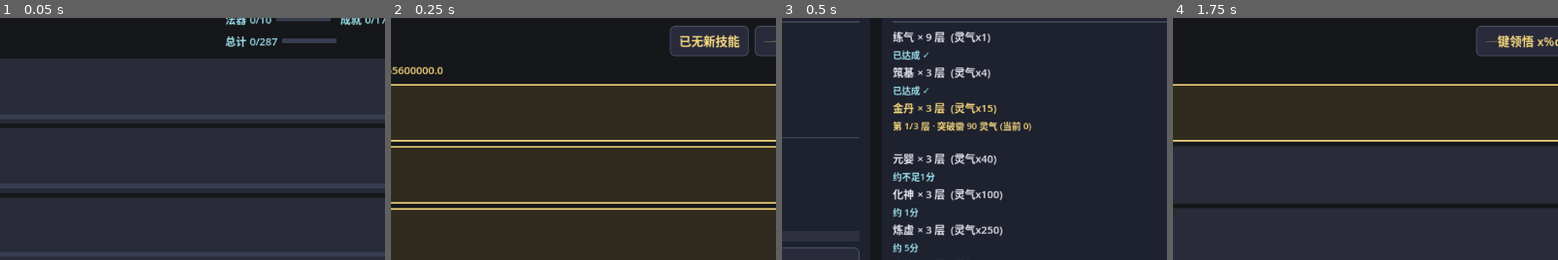
Above: before the commit, frames 1-4 (left to right).
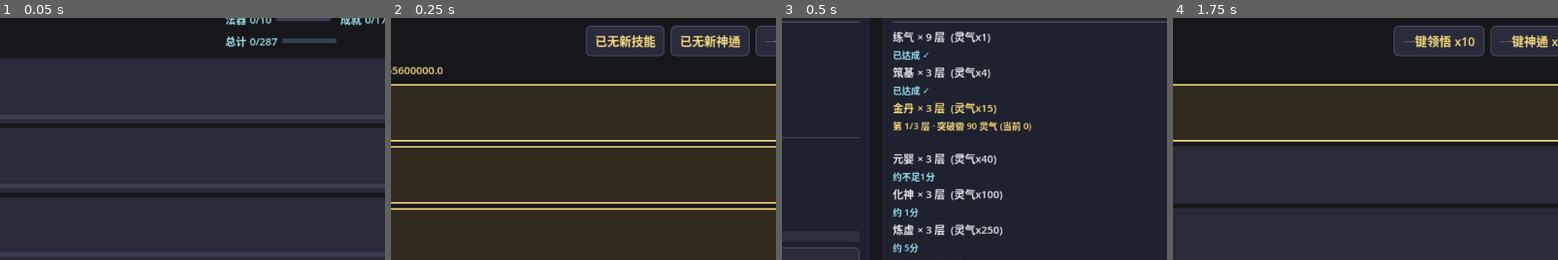
Above: after the commit, the same moments.

Repository: playerss/xiuxian-idle-godot
Game: Godot game, scene res://scenes/ui_test.tscn
Same seed, same stepped clock (60 frames per second), same inputs: the game is played once before the commit and once after it. This scene is started directly instead of the project's main scene.
Inputs:
- Up to frame 1 (0.05 s): no input
- Up to frame 2 (0.25 s): no input
- Up to frame 3 (0.5 s): no input
- Up to frame 4 (1.75 s): click "灵石不足" at 0.5 s; click "尝试突破 · 耗 90 灵气 (成功率99%)" at 1.25 s
The pictures show only the part of the screen within x 50-100%, y 22-72%; the shares and areas given below are measured in that part.

Frame 1 is identical in both runs. In frame 2, 3.2% of the frame differs, in the area x 50-100%, y 3-16%; in frame 3, nothing differs; in frame 4, 3.6%, in the area x 57-100%, y 3-16%.

Commit message:
feat(打磨-56): 技能页 一键神通 按钮 — 只学 筛选范围内 未学+境界足够 的 主动神通; 顺带修 各 一键 按钮 计数文案 未格式化 字面量 x%d 从未真正显示
24 个主动神通 混在 96 被动 里逐个找成本高, 玩家常只想快速把 神通 全学了 点 施展;
一键领悟 旁加 "一键神通" 按钮: 只学 筛选范围内 未学+境界足够 的 主动神通 (类别/品质 AND 叠加, 与 一键领悟 同口径 仅 type 过滤不同),
按钮随 可学神通数 变文案 "一键神通 x N"/"已无新神通", tooltip 3 行口径 与 打磨-46 一致 (第3行 按钮计数=筛选内 可学 主动神通数);
学习复用 learn_skill 口径 (无 统计/存档 新副作用), 变更>0 时 绿色浮动 "一键神通 N 个" (与 一键领悟 文案区分) + 灵气速率 增量 (若学到 qi/all 被动 恒 0 变化 省略, 与 打磨-53 同口径 防御);
GameData.active_learn_available_count(cat,tier) 只读计数 + learn_all_active(cat,tier) 批量 (复用 skill_can_learn_display 口径, 仅 type=="active");
顺带 一键神通 也可作 飞升后 快速补齐神通 入口 (飞升后 主动神通 爆发口径 道行 不变)

顺带修: 各 一键 按钮 计数文案 ternary ("一键领悟 x%d" if ... else ...) 返回 未格式化 字面量 x%d,
计数 从未真正显示 (一键领悟/施展/购买/最佳/只看可学 全受影响); 现按 %d 格式化 可执行数 (main.gd _refresh 全部 6 处)

selftest +17 项 = 690 项 (受控态 境界0层1 基准: 全局可学神通=6/类别 sword=1 divine=2/品质 tier0=6 tier1=0/叠加 sword×tier0=1/一键神通数=可学数 仅 active 无被动/学后速率不变/幂等 0变更/境界不足 tier5 未学/只读无副作用)
ui_test +33 项 = 1145 项 (节点/默认文案 x6/筛选 AND sword x1·tier1 已无·恢复 x6/点击 只学 6 主动 绿色浮动 无速率增量 无灵气副作用/学完 已无新神通/幂等 0变更不弹/tooltip 3行)
stress 613 + 主场景冒烟 0 报错 回归全过; 顺带 4 张 Steam 商店截图 Xvfb 重跑 (02 技能页 品质筛选行 新增 一键神通 按钮+计数修正 像素档 rowspan 147..183, 03 装备页 计数修正 rowspan 249..285 程序化校验)
PROJECT_PLAN 勾选 打磨-56 新增 打磨-57 候选 (主动神通 就绪 浮动提示); README 自测命令更新 690/1145 项

Diff:
--- a/scripts/game_data.gd
+++ b/scripts/game_data.gd
@@ -636,6 +636,46 @@
 		if skill_can_learn_display(id):
 			n += 1
 	return n
+
+# 打磨-56: 筛选范围内 可学主动神通 数 (未学+境界足够+匹配 类别/品质 筛选, 仅 type=="active")
+# 口径与 learn_all_available(cat, tier) 完全一致, 仅多一道 type 过滤 (与 打磨-27 计数口径对齐,
+# 供技能页"一键神通"按钮文案; 24 个主动神通混在 96 被动里逐个找成本高, 此按钮一次补齐)
+func active_learn_available_count(cat: String = "", tier: int = -1) -> int:
+	var n := 0
+	for id in skill_ids:
+		if learned.has(id):
+			continue
+		var s: Dictionary = skill_by_id.get(id, {})
+		if s.is_empty() or str(s.get("type", "")) != "active":
+			continue
+		if cat != "" and str(s["category"]) != cat:
+			continue
+		if tier >= 0 and int(s["tier"]) != tier:
+			continue
+		if can_learn(id):
+			n += 1
+	return n
+
+# 打磨-56: 一键神通 — 批量学习 筛选范围内 未学+境界足够 的 主动神通 (仅 type=="active")
+# 复用 learn_skill 同口径 (learned.append + can_learn 门槛), 无 统计/存档 新副作用;
+# 变更 0 (无新神通) 再调 = 0 幂等; 飞升后 主动神通 爆发口径 道行 不变, 亦作 飞升后 补齐入口
+func learn_all_active(cat: String = "", tier: int = -1) -> Dictionary:
+	var n := 0
+	for id in skill_ids:
+		if learned.has(id):
+			continue
+		var s: Dictionary = skill_by_id.get(id, {})
+		if s.is_empty() or str(s.get("type", "")) != "active":
+			continue
+		if cat != "" and str(s["category"]) != cat:
+			continue
+		if tier >= 0 and int(s["tier"]) != tier:
+			continue
+		if not can_learn(id):
+			continue
+		learned.append(id)
+		n += 1
+	return {"count": n}
 
 func active_ready(id: String) -> bool:
 	return _active_cd.get(id, 0.0) <= 0.0
--- a/scripts/main.gd
+++ b/scripts/main.gd
@@ -73,6 +73,7 @@
 var _equip_row_nodes: Dictionary = {}
 var _equip_btns: Dictionary = {}
 var _learn_all_btn: Button           # 打磨-23: 一键领悟 (技能页)
+var _active_learn_btn: Button        # 打磨-56: 一键神通 (技能页, 只学 筛选范围内 未学+境界足够 的 主动神通)
 var _active_all_btn: Button         # 打磨-30: 一键施展 (技能页, 释放所有就绪主动神通)
 var _buy_all_btn: Button            # 打磨-23: 一键购买 (装备页)
 var _equip_best_btn: Button         # 打磨-26: 一键最佳穿戴 (装备页)
@@ -462,6 +463,12 @@
 	# 打磨-46: 统一口径 tooltip (动作与条件 / 筛选叠加 / 计数口径)
 	_learn_all_btn.tooltip_text = "批量领悟 当前境界/层数足够 的 未学 技能 (境界足够且未领悟); 浮动提示追加 灵气速率 +N/秒 变化量 (学习后速率-学习前速率, 0 变化省略)。\n与 类别/品质 筛选 AND 叠加生效 (只学筛选范围内的); 不消耗资源; 已领悟的不重复领悟。\n按钮计数 = 筛选范围内可执行技能数 (与实际执行数一致)。"
 	tier_bar.add_child(_learn_all_btn)
+	# 打磨-56: 一键神通 (只学 筛选范围内 未学+境界足够 的 主动神通, 与 一键领悟 同口径 仅 type 过滤不同)
+	_active_learn_btn = _make_button("一键神通")
+	_active_learn_btn.pressed.connect(_on_active_learn)
+	# 打磨-46 口径 统一 tooltip (动作与条件 / 筛选叠加 / 计数口径)
+	_active_learn_btn.tooltip_text = "批量领悟 当前境界/层数足够 的 未学 主动神通 (境界足够且未领悟); 浮动提示追加 灵气速率 +N/秒 变化量 (本按钮仅学主动神通, 不学被动, 0 变化省略)。\n与 类别/品质 筛选 AND 叠加生效 (只学筛选范围内的 主动神通); 不消耗资源; 已领悟的不重复领悟; 飞升后 主动神通 爆发口径 道行 不变, 亦可作 飞升后 补齐入口。\n按钮计数 = 筛选范围内可执行 主动神通数 (与实际执行数一致)。"
+	tier_bar.add_child(_active_learn_btn)
 	# 打磨-30: 一键施展 (释放所有 已学+冷却完毕 的主动神通)
 	_active_all_btn = _make_button("一键施展")
 	_active_all_btn.pressed.connect(_on_active_all)
@@ -642,6 +649,25 @@
 		_onekey_float("一键领悟 %d 个技能%s" % [int(r["count"]), extra])
 	else:
 		_show_msg("当前境界下没有可领悟的新技能 (或筛选范围内已全部领悟)")
+
+
+# 打磨-56: 一键神通 (只学 筛选范围内 未学+境界足够 的 主动神通, 与 一键领悟 同口径 仅 type 过滤不同)
+# 变更>0 时绿色浮动 "一键神通 N 个" (与 一键领悟 的 "一键领悟 N 个技能" 口径区分);
+# 主动神通 无被动加成, 灵气速率 恒 0 变化, 浮动不追加 速率增量 (与 打磨-53 同口径 防御)
+func _on_active_learn() -> void:
+	var tier_i := int(_tier_active) if _tier_active != "" else -1
+	var qi_before: float = GameData.qi_per_sec()
+	var r: Dictionary = GameData.learn_all_active(_filter_active, tier_i)
+	if int(r["count"]) > 0:
+		var msg := "一键神通 %d 个主动神通" % int(r["count"])
+		msg += (", " + GameData.skill_tier_name(int(_tier_active))) if _tier_active != "" else ""
+		_show_msg(msg)
+		# 打磨-45: 变更>0 统一浮动反馈 (文案含数量, 与 一键领悟/一键施展 区分)
+		var qi_delta: float = GameData.qi_per_sec() - qi_before
+		var extra := (" (灵气速率 +%s/秒)" % GameData.fmt(qi_delta)) if qi_delta > 0.0 else ""
+		_onekey_float("一键神通 %d 个%s" % [int(r["count"]), extra])
+	else:
+		_show_msg("当前境界下没有可领悟的新主动神通 (或筛选范围内已全部领悟)")
 
 
 # 打磨-29: 法器 一键购买 (价格升序连买买得起的, 与装备 一键购买 口径一致)
@@ -1145,12 +1171,14 @@
 			btn.disabled = worn
 	# 打磨-23: 批量按钮 (境界/灵石/已学数变化时才刷, 避免每帧写文本)
 	# 打磨-27: 一键领悟按当前 类别/品质 筛选计可学数 (点击只学筛选内技能, 计数与执行口径一致)
+	# 顺带修: 原 ternary ("一键领悟 x%d" if ... else ...) 返回未格式化字面量 x%d, 计数从未真正显示;
+	# 现各按钮 计数文案 按 %d 格式化 可执行数 (与 打磨-56 断言口径一致)
 	var tier_i27 := int(_tier_active) if _tier_active != "" else -1
 	var ll_avail: int = g.learn_available_count(_filter_active, tier_i27)
-	var ll_txt := ("一键领悟 x%d" if ll_avail > 0 else "已无新技能")
+	var ll_txt := ("一键领悟 x%d" % ll_avail) if ll_avail > 0 else "已无新技能"
 	# 打磨-30: 一键施展 (可施展数变化才刷; 就绪数随冷却倒计时变化)
 	var ar_avail: int = g.active_ready_count()
-	var ar_txt := ("一键施展 x%d" if ar_avail > 0 else "冷却中")
+	var ar_txt := ("一键施展 x%d" % ar_avail) if ar_avail > 0 else "冷却中"
 	if _active_all_btn.text != ar_txt:
 		_active_all_btn.text = ar_txt
 	var buy_n := 0
@@ -1158,24 +1186,29 @@
 		var ee: Dictionary = g.equip_by_id[eid]
 		if not g.owned_eq.has(eid) and g.stones >= float(ee["cost"]):
 			buy_n += 1
-	var ba_txt := ("一键购买 x%d" if buy_n > 0 else "灵石不足")
+	var ba_txt := ("一键购买 x%d" % buy_n) if buy_n > 0 else "灵石不足"
 	if _learn_all_btn.text != ll_txt:
 		_learn_all_btn.text = ll_txt
+	# 打磨-56: 一键神通 (按当前 类别/品质 筛选 计 可学 主动神通数, 文本变化才刷, 与 一键领悟 同口径)
+	var al_avail: int = g.active_learn_available_count(_filter_active, tier_i27)
+	var al_txt := ("一键神通 x%d" % al_avail) if al_avail > 0 else "已无新神通"
+	if _active_learn_btn.text != al_txt:
+		_active_learn_btn.text = al_txt
 	if _buy_all_btn.text != ba_txt:
 		_buy_all_btn.text = ba_txt
 	# 打磨-38: 只看可学 开关 (按钮按 当前 类别/品质 筛选 内 可显示数 计口径, 开关态变化才刷)
 	var lb_avail: int = g.learnable_display_count(_filter_active, tier_i27)
-	var lb_txt := ("显示全部" if _learnable_on else ("只看可学 x%d" if lb_avail > 0 else "无可学"))
+	var lb_txt := "显示全部" if _learnable_on else (("只看可学 x%d" % lb_avail) if lb_avail > 0 else "无可学")
 	if _learnable_btn.text != lb_txt:
 		_learnable_btn.text = lb_txt
 	# 打磨-26: 一键最佳穿戴 (可改进槽位数变化时才刷, 购买/穿戴/卸下/读档 触发重排时自然生效)
 	var best_n: int = g.equip_best_pending()
-	var eb_txt := ("一键最佳 x%d" if best_n > 0 else "已最佳")
+	var eb_txt := ("一键最佳 x%d" % best_n) if best_n > 0 else "已最佳"
 	if _equip_best_btn.text != eb_txt:
 		_equip_best_btn.text = eb_txt
 	# 打磨-29: 法器 一键购买 (可买数变化时才刷, 与 一键购买/一键最佳 按可执行数计 口径一致)
 	var ib_avail: int = g.item_affordable_count()
-	var ib_txt := ("一键购买 x%d" if ib_avail > 0 else "灵石不足")
+	var ib_txt := ("一键购买 x%d" % ib_avail) if ib_avail > 0 else "灵石不足"
 	if _items_buy_btn.text != ib_txt:
 		_items_buy_btn.text = ib_txt
 	# 槽位
--- a/scripts/selftest.gd
+++ b/scripts/selftest.gd
@@ -2050,6 +2050,49 @@
 	g.layer = 1
 	g.ascended = false
 	g.dao_level = 0
+	# ---------- 打磨-56: 技能页 一键神通 (只学 筛选范围内 未学+境界足够 的 主动神通) ----------
+	# 口径: 与 learn_all_available(cat,tier) 完全一致, 仅多一道 type=="active" 过滤 (打磨-27 计数口径对齐);
+	# 学习复用 learn_skill 口径 (learned.append + can_learn 门槛), 无 统计/存档 新副作用; 幂等 0 变更
+	g.stones = 0.0
+	g.owned.clear()
+	g.owned_eq.clear()
+	g.equipped.clear()
+	var n_active56: int = g.active_learn_available_count()
+	check(n_active56 == 6, "打磨-56 境界0层1 全局可学主动神通=6 (实际 %d)" % n_active56)
+	check(g.active_learn_available_count() == n_active56 and g.learned.is_empty(), "打磨-56 计数只读无副作用")
+	var n_all56: int = g.learn_available_count()
+	check(n_all56 > n_active56, "打磨-56 可学技能总数(含被动) > 可学神通数 (技能 %d, 神通 %d)" % [n_all56, n_active56])
+	check(g.active_learn_available_count("sword") == 1, "打磨-56 类别筛选 sword 可学神通=1 (实际 %d)" % g.active_learn_available_count("sword"))
+	check(g.active_learn_available_count("divine") == 2, "打磨-56 类别筛选 divine 可学神通=2 (实际 %d)" % g.active_learn_available_count("divine"))
+	check(g.active_learn_available_count("", 0) == 6, "打磨-56 品质筛选 tier0 可学神通=6 (实际 %d)" % g.active_learn_available_count("", 0))
+	check(g.active_learn_available_count("", 1) == 0, "打磨-56 品质筛选 tier1 境界不足=0")
+	check(g.active_learn_available_count("sword", 0) == 1, "打磨-56 叠加筛选 sword×tier0 可学神通=1")
+	var qi0_56: float = g.qi_per_sec()
+	check(absf(qi0_56 - 1.0) < 1e-6, "打磨-56 学习前 灵气速率=基准 1.0 (实际 %s)" % g.fmt(qi0_56))
+	var r56a: Dictionary = g.learn_all_active()
+	check(int(r56a["count"]) == n_active56, "打磨-56 一键神通数=可学神通数 (期望 %d, 实际 %d)" % [n_active56, int(r56a["count"])])
+	check(g.learned.size() == n_active56, "打磨-56 学习后 learned 仅新增 神通 (实际 %d)" % g.learned.size())
+	var only_active56 := true
+	for id in g.learned:
+		if str(g.skill_by_id[str(id)].get("type", "")) != "active":
+			only_active56 = false
+	check(only_active56, "打磨-56 只学主动神通, 未学任何被动 (learned 全为 active)")
+	# 主动神通无被动加成: 学习后 灵气速率 不变 (浮动不追加 速率增量, 与 打磨-53 同口径 防御)
+	check(absf(g.qi_per_sec() - qi0_56) < 1e-9, "打磨-56 学神通后 灵气速率不变 (神通无被动加成, 实际 %s)" % g.fmt(g.qi_per_sec()))
+	# 幂等: 再调 0 变更, learned 不变
+	var r56b: Dictionary = g.learn_all_active()
+	check(int(r56b["count"]) == 0 and g.learned.size() == n_active56, "打磨-56 一键神通幂等 0变更 (learned %d 不变)" % g.learned.size())
+	check(g.active_learn_available_count() == 0, "打磨-56 全学后 可学神通数=0 (已无新神通)")
+	# 境界不足的技能不被学习: 飞升类 (tier5) 神通在 境界0 不在 learned
+	var no_tier5_56 := true
+	for id in g.learned:
+		if int(g.skill_by_id[str(id)].get("tier", -1)) == 5:
+			no_tier5_56 = false
+	check(no_tier5_56, "打磨-56 境界不足 (tier5) 神通未被学习")
+	# 只读性: 计数调用不改动状态
+	g.learned.clear()
+	var n_read56: int = g.active_learn_available_count()
+	check(n_read56 == n_active56 and g.learned.is_empty(), "打磨-56 计数 只读 (清档后恢复 %d)" % n_read56)
 	# ---------- 汇报 ----------
 	print("")
 	if _fail.is_empty():
--- a/scripts/ui_test.gd
+++ b/scripts/ui_test.gd
@@ -85,6 +85,7 @@
 	await _assert_stone_next_inline()
 	await _assert_burst_preview()
 	await _assert_skill_cast_float()
+	await _assert_active_learn()
 	_finish()
 
 
@@ -567,12 +568,13 @@
 	check(fl.modulate.a > 0.9, "一键 浮动可见 (alpha=%.2f)" % fl.modulate.a)
 
 
-# 打磨-46: 一键系列按钮 tooltip 统一口径 — 5 按钮 (一键领悟/一键施展/法器一键购买/装备一键购买/
+# 打磨-46: 一键系列按钮 tooltip 统一口径 — 6 按钮 (一键领悟/一键神通/一键施展/法器一键购买/装备一键购买/
 # 一键最佳) tooltip 统一 3 行: 动作与顺序 / 筛选叠加与作用范围 / 按钮计数口径
 # tooltip 为构建时静态文本 (不随状态刷新), 此处断言 3 行结构 + 各按钮关键口径词
 func _assert_onekey_tooltips() -> void:
 	var btns: Dictionary = {
 		"learn": ui._learn_all_btn,
+		"actlearn": ui._active_learn_btn,
 		"active": ui._active_all_btn,
 		"item": ui._items_buy_btn,
 		"buy": ui._buy_all_btn,
@@ -1058,6 +1060,96 @@
 	await get_tree().process_frame
 
 
+# 打磨-56: 技能页 一键神通 — 只学 筛选范围内 未学+境界足够 的 主动神通 (与 一键领悟 同口径 仅 type 过滤不同):
+# 按钮节点存在 / 计数文案 "一键神通 xN" 按 当前 类别/品质 筛选 (AND 叠加, 变化才刷) / 点击 只学主动神通
+# (learned 全为 active, 无被动副作用, 无灵气变化) / 绿色浮动 "一键神通 N 个" (与 一键领悟 文案区分,
+# 主动无被动加成故无 灵气速率 增量) / 学完 "已无新神通" / 幂等 0 变更 不弹 / tooltip 3 行口径
+func _assert_active_learn() -> void:
+	var g := GameData
+	# 受控态: 全新基准 (境界0层1 速率 1.0, 空 技能/法器/装备/道行)
+	g.learned.clear()
+	g.owned.clear()
+	g.owned_eq.clear()
+	g.equipped.clear()
+	g._active_cd.clear()
+	g.realm_idx = 0
+	g.layer = 1
+	g.ascended = false
+	g.dao_level = 0
+	g.dao = 0.0
+	g.essence = 0.0
+	g.stones = 0.0
+	# 数据锚定: 境界0层1 可学 主动神通 = 6 (tier0 全 6 件, tier1+ 境界不足)
+	var n_act56: int = g.active_learn_available_count()
+	check(n_act56 == 6, "打磨-56 受控态 全局可学神通=6 (实际 %d)" % n_act56)
+	check(g.active_learn_available_count() < g.learn_available_count(), "打磨-56 神通数 < 技能总数 (含被动)")
+	# 节点: 按钮存在 + 默认文案
+	var btn: Button = ui._active_learn_btn
+	check(btn != null, "打磨-56 一键神通 按钮节点存在")
+	if btn == null:
+		return
+	check(btn.get_parent() is HBoxContainer, "打磨-56 按钮 挂 技能页 品质筛选行")
+	ui._tab.current_tab = 1  # 技能页
+	ui._refresh()
+	var t_init56 := ("一键神通 x%d" % n_act56)
+	check(btn.text == t_init56, "打磨-56 初始文案=一键神通 x%d (实际 %s)" % [n_act56, btn.text])
+	# 筛选 AND 叠加: sword → x1 (sword_0_3); sword×tier1 → 已无新神通 (境界不足); 恢复全部 → x6
+	ui._on_filter("sword")
+	ui._refresh()
+	check(btn.text == "一键神通 x1", "打磨-56 类别 sword 文案 x1 (实际 %s)" % btn.text)
+	ui._on_tier_filter("1")
+	ui._refresh()
+	check(btn.text == "已无新神通", "打磨-56 sword×tier1 境界不足 文案 已无新神通 (实际 %s)" % btn.text)
+	ui._on_tier_filter("")
+	ui._refresh()
+	check(btn.text == "一键神通 x1", "打磨-56 品质重置 恢复 sword x1 (实际 %s)" % btn.text)
+	ui._on_filter("")
+	ui._refresh()
+	var t_full56 := ("一键神通 x%d" % n_act56)
+	check(btn.text == t_full56, "打磨-56 类别重置 恢复 全局 x%d (实际 %s)" % [n_act56, btn.text])
+	# 点击: 只学 6 个主动神通, 绿色浮动 "一键神通 6 个" (与 一键领悟 "一键领悟 6 个技能" 口径区分)
+	var c0: int = ui._onekey_float_count
+	var snap_ess: float = g.essence
+	var qi0: float = g.qi_per_sec()
+	ui._on_active_learn()
+	onekey_assert("一键神通 %d 个" % n_act56, c0)
+	check(str(ui._onekey_last_text).find("灵气速率") < 0, "打磨-56 浮动文案 无 灵气速率 增量 (神通无被动加成, 实际 %s)" % str(ui._onekey_last_text))
+	check(str(ui._msg_label.text).find("一键神通 %d 个主动神通" % n_act56) >= 0, "打磨-56 底部消息 含数量 (实际 %s)" % str(ui._msg_label.text))
+	check(g.learned.size() == n_act56, "打磨-56 学到 %d (实际 %d)" % [n_act56, g.learned.size()])
+	var only_act: bool = true
+	for id in g.learned:
+		if str(g.skill_by_id[str(id)].get("type", "")) != "active":
+			only_act = false
+	check(only_act, "打磨-56 只学主动神通 (learned 全为 active)")
+	check(absf(g.qi_per_sec() - qi0) < 1e-9, "打磨-56 学神通 无 灵气速率 变化 (实际 %s)" % g.fmt(g.qi_per_sec()))
+	check(g.essence == snap_ess, "打磨-56 无 灵气 副作用 (实际 %.0f)" % g.essence)
+	# 学完: 按钮文案 切换 已无新神通 (文本变化才刷)
+	ui._refresh()
+	check(btn.text == "已无新神通", "打磨-56 学完文案=已无新神通 (实际 %s)" % btn.text)
+	# 幂等: 再点 0 变更 不弹浮动, 走底部消息
+	var c1: int = ui._onekey_float_count
+	ui._on_active_learn()
+	check(ui._onekey_float_count == c1, "打磨-56 0变更再点 不弹浮动 (计数 %d 不变)" % c1)
+	check(str(ui._msg_label.text).find("没有可领悟的新主动神通") >= 0, "打磨-56 0变更 走底部消息 (实际 %s)" % str(ui._msg_label.text))
+	# tooltip 3 行结构 + 口径词 (构建时静态文本)
+	var tip: String = str(btn.tooltip_text)
+	var lines: PackedStringArray = tip.split("\n")
+	check(lines.size() == 3, "打磨-56 tooltip 三行结构 (实际 %d)" % lines.size())
+	check(lines.size() >= 3 and lines[2].begins_with("按钮计数 ="), "打磨-56 tooltip 第3行=计数口径 (实际 %s)" % (lines[2] if lines.size() >= 3 else ""))
+	check(tip.contains("主动神通"), "打磨-56 tooltip 含 主动神通 范围说明")
+	check(tip.contains("AND 叠加"), "打磨-56 tooltip 含 筛选 AND 叠加口径")
+	check(tip.contains("不消耗资源"), "打磨-56 tooltip 含 不消耗资源")
+	check(tip.contains("飞升后"), "打磨-56 tooltip 含 飞升后 口径说明")
+	# 收尾: 恢复基准态 (境界0层1, 清 已学/冷却/资源)
+	g.learned.clear()
+	g._active_cd.clear()
+	g.essence = 0.0
+	g.stones = 0.0
+	g.dao = 0.0
+	ui._refresh()
+	await get_tree().process_frame
+
+
 func _finish() -> void:
 	print("")
 	if _fail.is_empty():
Binary file changed: store/shots/02_skills.png
Binary file changed: store/shots/03_equipment.png
Not shown, changed: PROJECT_PLAN.md
Not shown, changed: README.md
